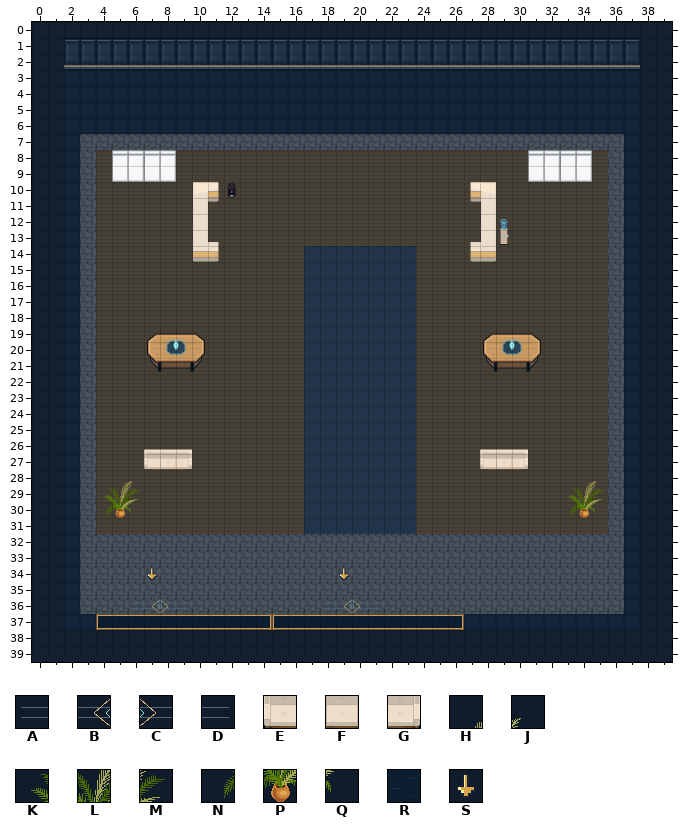
A Tiled map (JSON) gets an edit: maps/preview/moon-cafe.tmj. That is the earlier state.
Cells are 32x32 px. Shown: x 0..39, y 0..39.
Key: from "art-0": A 5, B 6, C 7, D 8; from "art-7": E 13, F 14, G 15; from "art-8": H 61, J 62, K 72, L 73, M 74, N 84, P 85, Q 86; from "art-9": R 0, S 10.
_ is an empty cell.
Layers that did not change in this view are not listed.
Layer "scenery-belowAvatar-1" before, first column x 0:
27 _______EFG__________________EFG_________
28 ________________________________________
29 ________________________________________
30 ________________________________________
31 ________________________________________
32 ________________________________________
33 ________________________________________
34 _______S___________S____________________
35 ________________________________________
36 ______ABCD________ABCD__________________
37 ____RRRRRRRRRRRRRRRRRRRRRRR_____________
38 ________________________________________
39 ________________________________________
Layer "scenery-aboveAvatar-0" before, first column x 0:
25 ________________________________________
26 ________________________________________
27 ________________________________________
28 _____HJ___________________________HJ____
29 ____KLM__________________________KLM____
30 ____NPQ__________________________NPQ____
31 ________________________________________
32 ________________________________________
33 ________________________________________
34 ________________________________________
35 ________________________________________
36 ________________________________________
37 ________________________________________
38 ________________________________________
39 ________________________________________
After the commit:
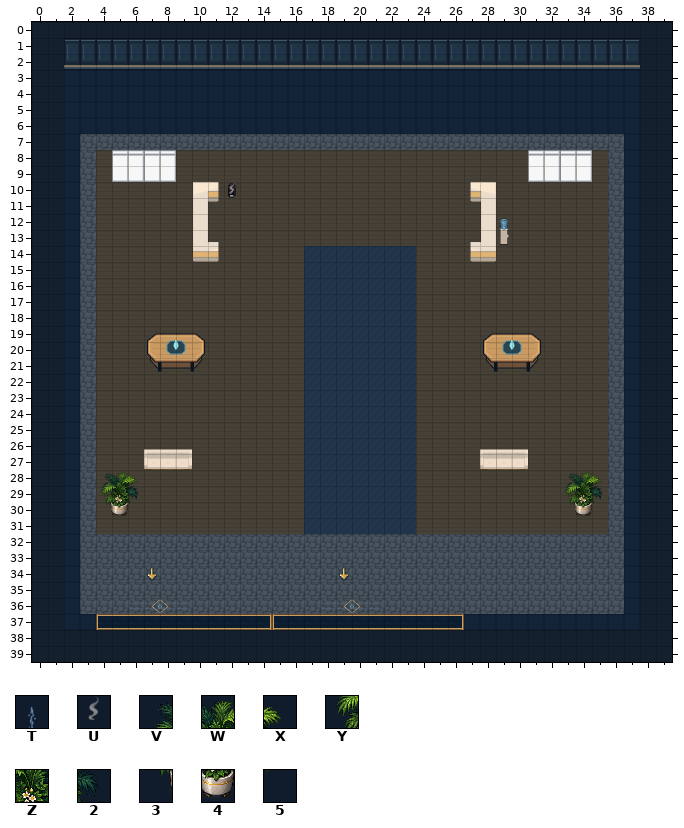
Further tiles: from "world-ambient-moon-cafe-bubble": T 9; from "world-ambient-moon-cafe-steam-": U 18; from "world-ambient-plants": V 0, W 1, X 2, Y 3, Z 4, 2 5, 3 6, 4 7, 5 8.
Tiles of an added or newly shown layer are drawn over the layers below it.
What changed:
{"where": "layer \"scenery-belowAvatar-1\""}
{"y":30,"x":4,"old":"___","new":"345"}
{"y":30,"x":33,"old":"___","new":"345"}
{"where": "layer \"world-ambient-moon-cafe-steam-\" (added)"}
{"y":10,"x":12,"old":"_","new":"U"}
{"where": "layer \"world-ambient-moon-cafe-bubble\" (added)"}
{"y":12,"x":29,"old":"_","new":"T"}
{"where": "layer \"scenery-aboveAvatar-0\""}
{"y":28,"x":4,"old":"_HJ","new":"VWX"}
{"y":28,"x":33,"old":"_HJ","new":"VWX"}
{"y":29,"x":4,"old":"KLM","new":"YZ2"}
{"y":29,"x":33,"old":"KLM","new":"YZ2"}
{"y":30,"x":4,"old":"NPQ","new":"___"}
{"y":30,"x":33,"old":"NPQ","new":"___"}
